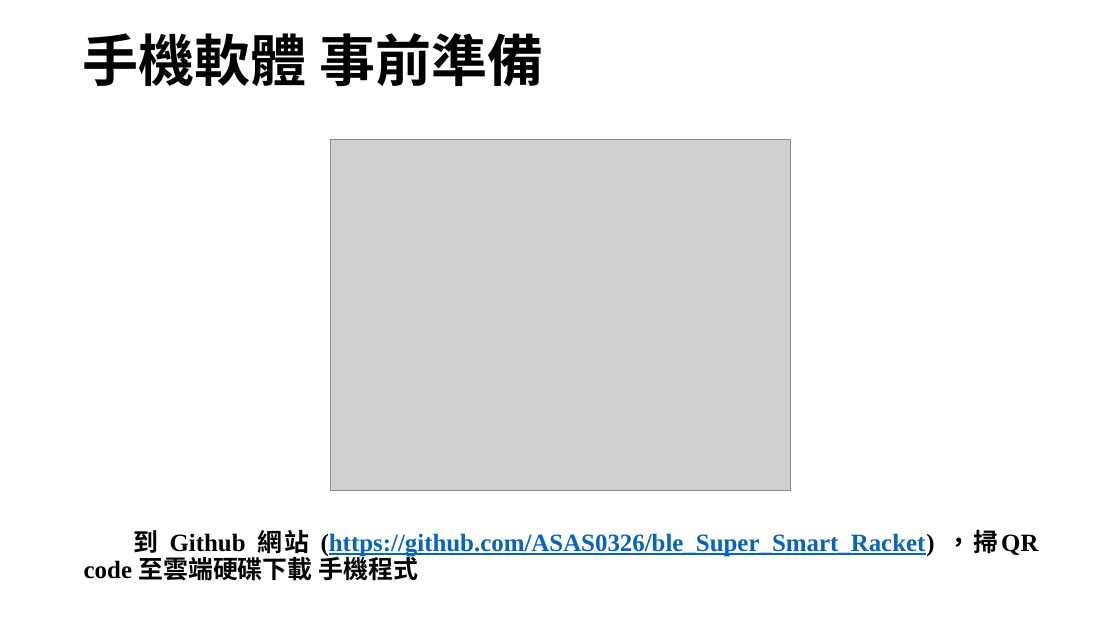
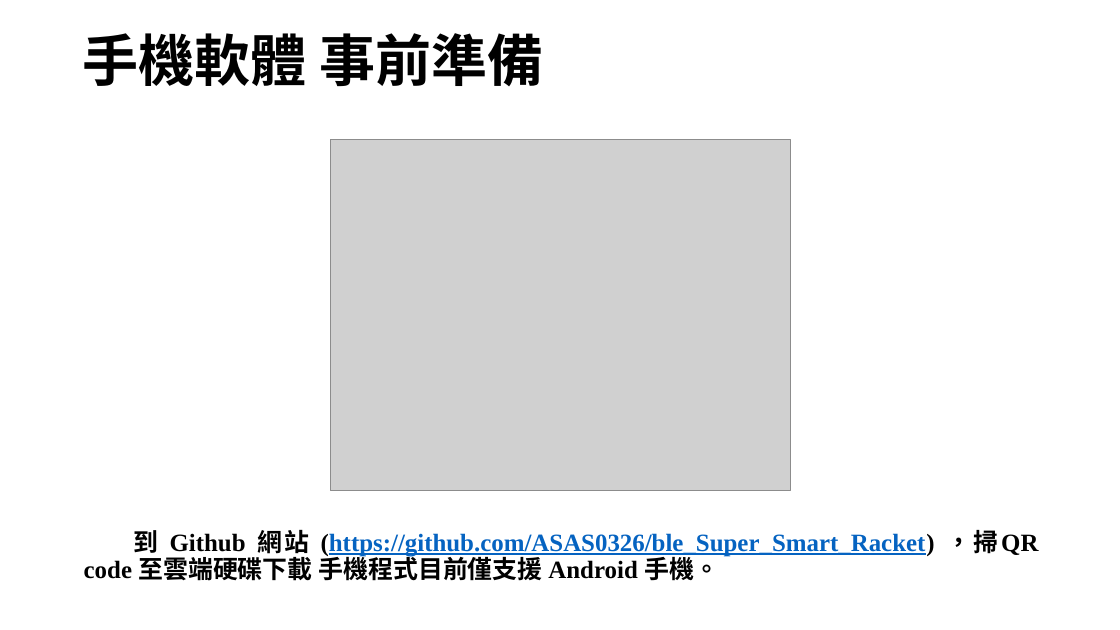
Before and after one commit to ASAS0326/ble_Super_Smart_Racket, a slide deck: slide 5 of Super_Smart_Racket使用手冊 .pptx. Drawn at 1120x630 pixels with LibreOffice and Linux fonts; fonts in the diff are those of the drawing; grey boxes stand for pictures; background and template pictures are left out. Boxes give left, top, right and bottom in pixels: in the first picture for what was removed or moved away, otherwise in the second. Text is boxed around its words. In the diff, an @@ line names an element or a change of style, - is before the commit and + after.

```diff
--- a/Super_Smart_Racket使用手冊 .pptx
+++ b/Super_Smart_Racket使用手冊 .pptx
@@ text at [84,525,1038,584]: text changed @@
-到 Github 網站 (https://github.com/ASAS0326/ble_Super_Smart_Racket) ，掃QR code 至雲端硬碟下載 手機程式
+到 Github 網站 (https://github.com/ASAS0326/ble_Super_Smart_Racket) ，掃QR code 至雲端硬碟下載 手機程式目前僅支援 Android 手機。
```
Also in this commit, not shown: 9 other slides changed, 1 other file.
